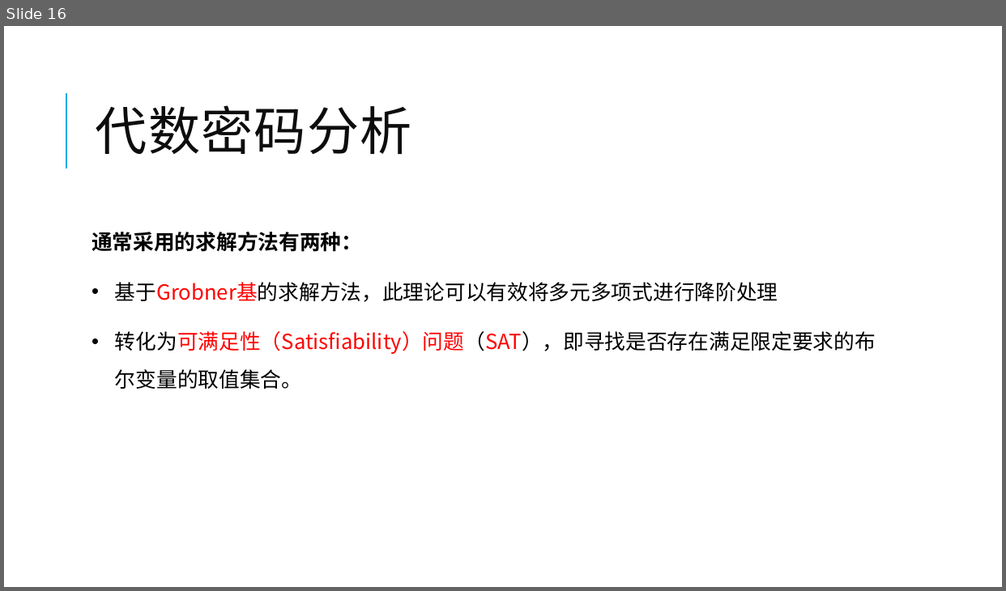
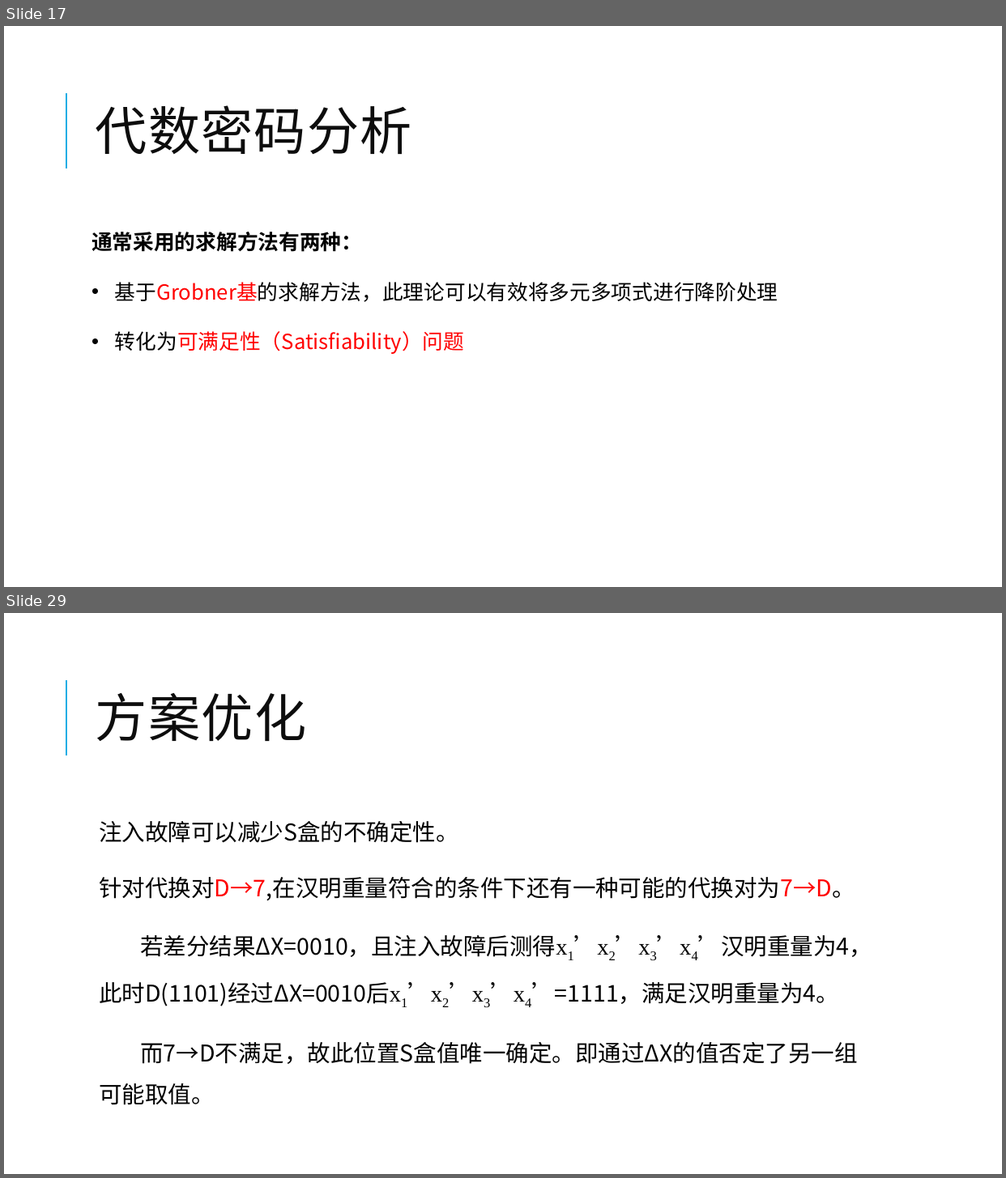
Before and after one commit to yberlin/hello-world, a slide deck: 数电/代数解析器与其密码学领域的应用.pptx. Shown one above the other, each under a label of ours: slide 16 before the commit, slides 17 and 29 after it; the slides between them are not shown. The pictures are 1006x591 and 1006x1178 pixels, drawn with LibreOffice and Linux fonts; fonts in the diff are those of the drawing. Boxes give left, top, right and bottom in pixels: in the first picture for what was removed or moved away, otherwise in the second. Text is boxed around its words. In the diff, an @@ line names an element or a change of style, - is before the commit and + after.

```diff
--- a/数电/代数解析器与其密码学领域的应用.pptx
+++ b/数电/代数解析器与其密码学领域的应用.pptx
@@ slide 29 added at bbox=[4, 613, 1002, 1174], background #FFFFFF; not listed: 1 template element that a slide beside it also shows @@
@@ title added at bbox=[96, 693, 307, 741], 50 pt, text #0D0D0D @@
+方案优化
@@ text added at bbox=[99, 821, 872, 1105], 22.2 pt, text #000000 @@
+  注入故障可以减少S盒的不确定性。
+  针对代换对D→7,在汉明重量符合的条件下还有一种可能的代换对为7→D。
+  若差分结果ΔX=0010，且注入故障后测得x1’x2’x3’x4’汉明重量为4，此时D(1101)经过ΔX=0010后x1’x2’x3’x4’=1111，满足汉明重量为4。
+  而7→D不满足，故此位置S盒值唯一确定。即通过ΔX的值否定了另一组可能取值。
@@ what was slide 16 is now slide 17 @@
@@ slide 17 changed as well @@
@@ text at bbox=[115, 331, 464, 354]: text changed; text colour #000000 to #FF0000 @@
-• 转化为可满足性（Satisfiability）问题（SAT），即寻找是否存在满足限定要求的布尔变量的取值集合。
+• 转化为可满足性（Satisfiability）问题
```
Also in this commit, not shown: 6 other slides changed, 13 other slides added, 1 slide removed.
